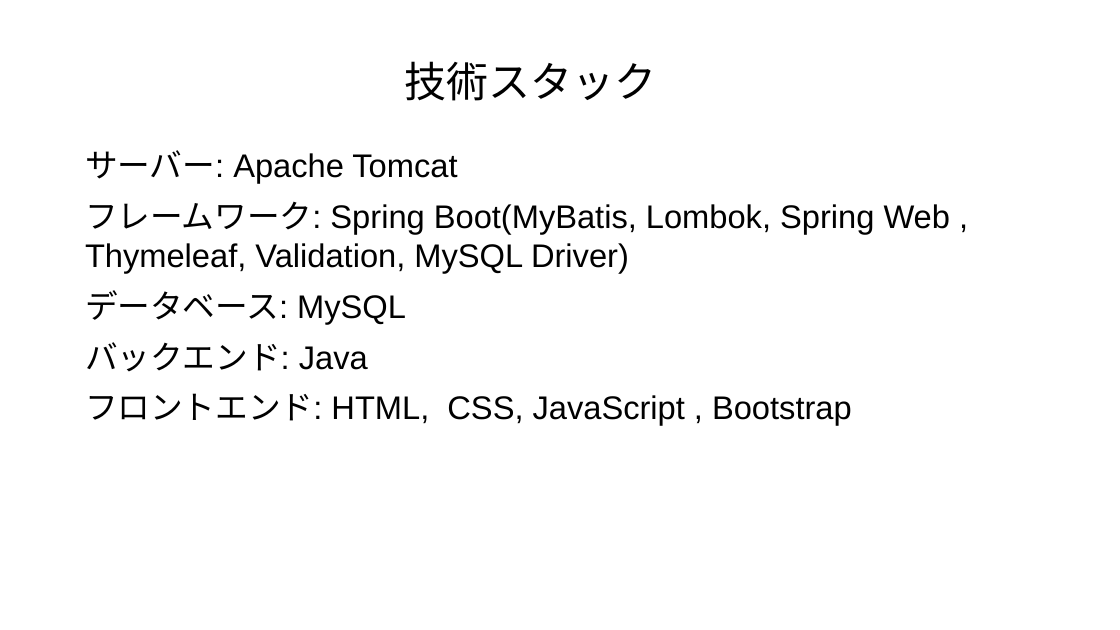
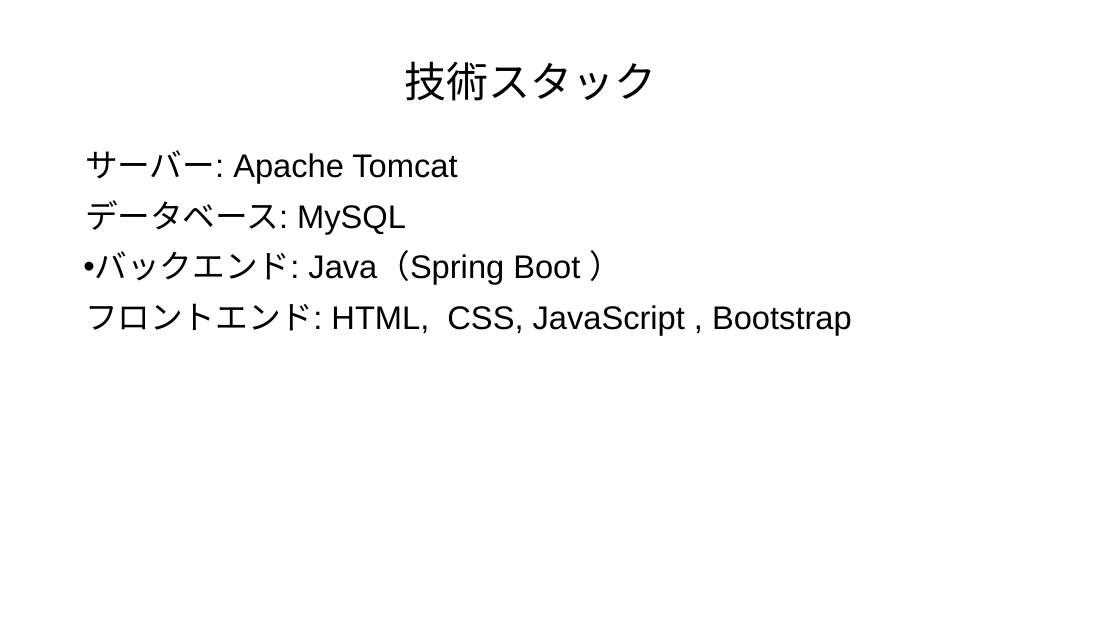
Before and after one commit to akikun918/apart-management-system, a slide deck: slide 7 of 要件定義書.pptx. Drawn at 1120x630 pixels with LibreOffice and Linux fonts; fonts in the diff are those of the drawing. Boxes give left, top, right and bottom in pixels: in the first picture for what was removed or moved away, otherwise in the second. Text is boxed around its words. In the diff, an @@ line names an element or a change of style, - is before the commit and + after.

```diff
--- a/要件定義書.pptx
+++ b/要件定義書.pptx
@@ text at bbox=[85, 202, 950, 273]: paragraph removed @@
-フレームワーク: Spring Boot(MyBatis, Lombok, Spring Web , Thymeleaf, Validation, MySQL Driver)
@@ text at bbox=[95, 251, 580, 284]: text changed @@
-バックエンド: Java
+• バックエンド: Java（Spring Boot ）
```
Also in this commit, not shown: 3 other slides changed.
